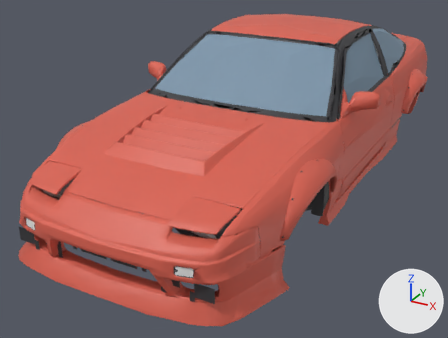
The Blender file assets/source/eshell/nakayaGrove/nakayaGrove.blend: old version first, new version second.
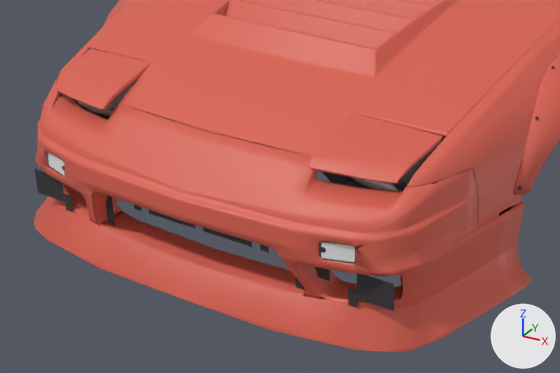
Each version is shown whole from a camera (50 mm lens) standing at (1.98, -4.39, 2.16) and looking at (-0.23, -0.37, 0.15), then close up on the part from 0% to 68% of the width and 40% to 100% of the height. Lighting does not change. The marker at lower right points along +X, +Y and +Z. The older version's two pictures come first.

Names of what the first close-up shows: 'nakayaGrove.Bumper_Front', 'nakayaGrove.Fenders', 'nakayaGrove.Headlights', 'nakayaGrove.Hood', 'nakayaGrove.fenders_overWild' and 1 more.
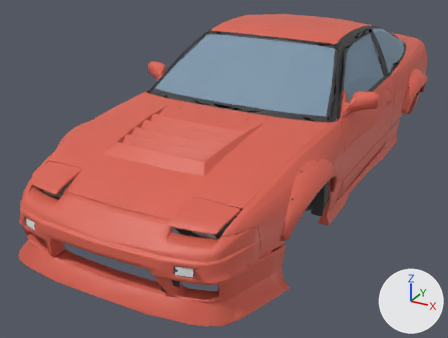
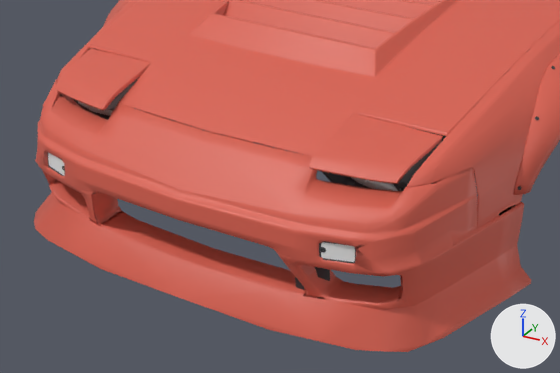
Boxes [x1, y1, x2, y2] around the edits, measured in the close-ups (560 x 373 px):
part 1 of me_nakayagrove_bumper_front, deleted
    before: [34, 169, 394, 311]

The change, as a list of edits to the scene's bpy script:
```text
Change me_nakayagrove_bumper_front:
    used by ob_nakayagrove_bumper_front; location = (0.0, 0.0, 0.0)
    remove me_nakayagrove_bumper_front.from_pydata(...)  # 2090 vertices, 2986 faces, 154 loose edges; spans x -0.88..0.88, y -2.24..0.23, z 0.12..1.22
    add me_nakayagrove_bumper_front.from_pydata(...)  # 1402 vertices, 2051 faces, 98 loose edges; spans x -0.88..0.88, y -2.24..0.23, z 0.12..1.22
    me_nakayagrove_bumper_front part 1: 25 loose pieces with 100 vertices, spanning x -0.68..0.68, y -2.12, z 0.22..0.41, are deleted
    other edits to the shape of me_nakayagrove_bumper_front do not show in these pictures
```
